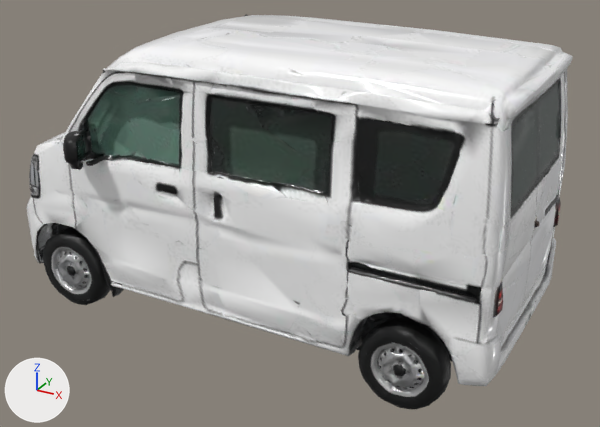
The glTF model apps/web/public/models/clipper.glb, before and after one commit.
Rendered twice from a 50 mm lens placed at (2.58, -4.45, 2.95), pointed at (0.15, -0.03, 0.73). The axes (+X, +Y, +Z) are drawn at lower left. The lights are the same throughout. The picture after the commit comes second. Vertices at exactly the same position are counted once.

Before the edit, the objects in view are built like this:
```python
mat_material = bpy.data.materials.new('material')
mat_material.use_nodes = True; mat_material.node_tree.nodes.clear()
_N = mat_material.node_tree.nodes; _L = mat_material.node_tree.links
n0 = _N.new('ShaderNodeBsdfPrincipled'); n0.name = 'Principled BSDF'
n1 = _N.new('ShaderNodeOutputMaterial'); n1.name = 'Material Output'
n2 = _N.new('ShaderNodeTexImage'); n2.name = 'Image Texture'
n2.image = img_base_color
n3 = _N.new('ShaderNodeSeparateColor'); n3.name = 'Separate Color'
n4 = _N.new('ShaderNodeTexImage'); n4.name = 'Image Texture.001'
n4.image = img_metallic_roughness
n5 = _N.new('ShaderNodeNormalMap'); n5.name = 'Normal Map'
n5.uv_map = 'UVMap'
n6 = _N.new('ShaderNodeTexImage'); n6.name = 'Image Texture.002'
n6.image = img_normal
_L.new(n0.outputs[0], n1.inputs[0])  # 'BSDF' to 'Surface'
_L.new(n2.outputs[0], n0.inputs[0])  # 'Color' to 'Base Color'
_L.new(n3.outputs[2], n0.inputs[1])  # 'Blue' to 'Metallic'
_L.new(n3.outputs[1], n0.inputs[2])  # 'Green' to 'Roughness'
_L.new(n4.outputs[0], n3.inputs[0])  # 'Color' to 'Color'
_L.new(n5.outputs[0], n0.inputs[5])  # 'Normal' to 'Normal'
_L.new(n6.outputs[0], n5.inputs[1])  # 'Color' to 'Color'
me_mesh = bpy.data.meshes.new('mesh')
me_mesh.from_pydata(...)  # 12006 vertices, 24554 faces; spans x -1.7..1.7, y -0.98..0.98, z 0.0..1.92
me_mesh.materials.append(mat_material)
ob_mesh_node = bpy.data.objects.new('mesh_node', me_mesh)
ob_mesh_node.location = (0.0, 0.0, 0.0)
```
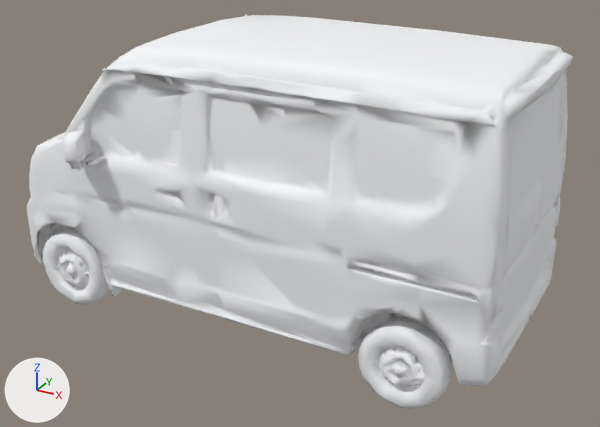
Location of each change, (x1, y1, x2, y2) in pixels of the pictures (600 x 427 px):
'mesh_node', surface changed (lighter)
    both: (27, 14, 573, 409)

Edits to the bpy script that builds the scene:
```text
Change mat_material:
    remove # nodes: BsdfPrincipled, NormalMap, OutputMaterial, SeparateColor, TexImage x3
    remove # uses the picture img_base_color
    remove # uses the picture img_metallic_roughness
    remove # uses the picture img_normal
    nodes: BsdfPrincipled, OutputMaterial
    colours: white #f7f8fa
Change me_mesh:
    where me_mesh.from_pydata(...)  # 12006 vertices, 24554 faces; spans x -1.7..1.7, y -0.98..0.98, z 0.0..1.92
    used by ob_mesh_node; location = (0.0, 0.0, 0.0)
    me_mesh part 1: texture (UV) coordinates changed
```
